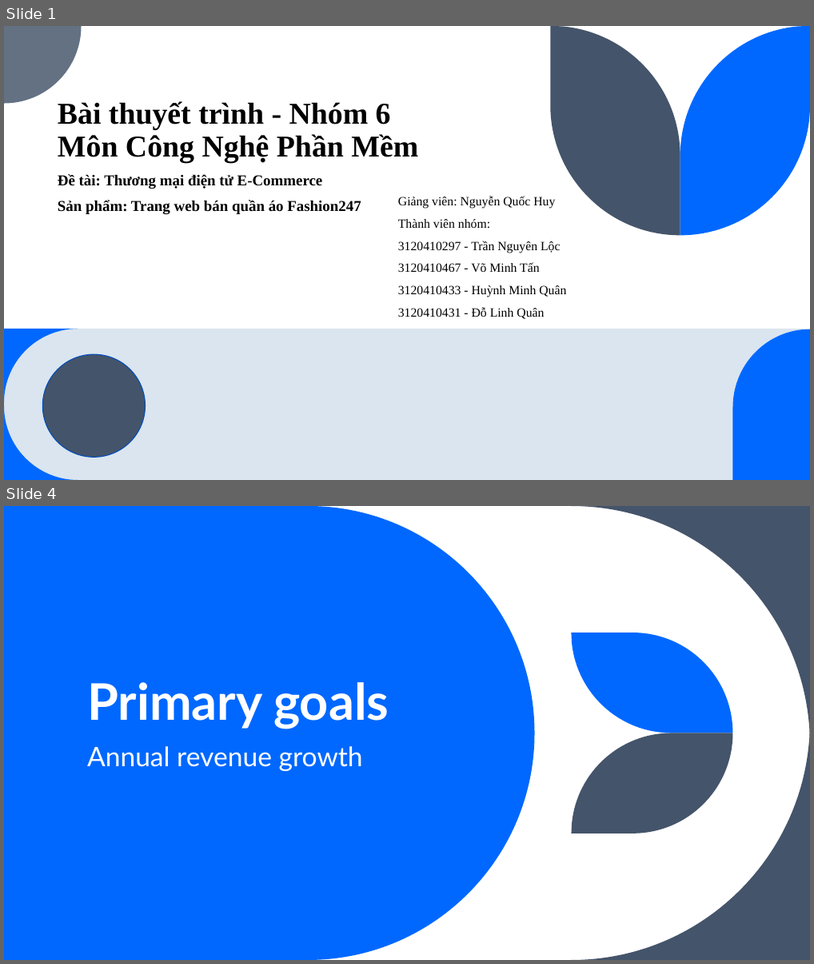
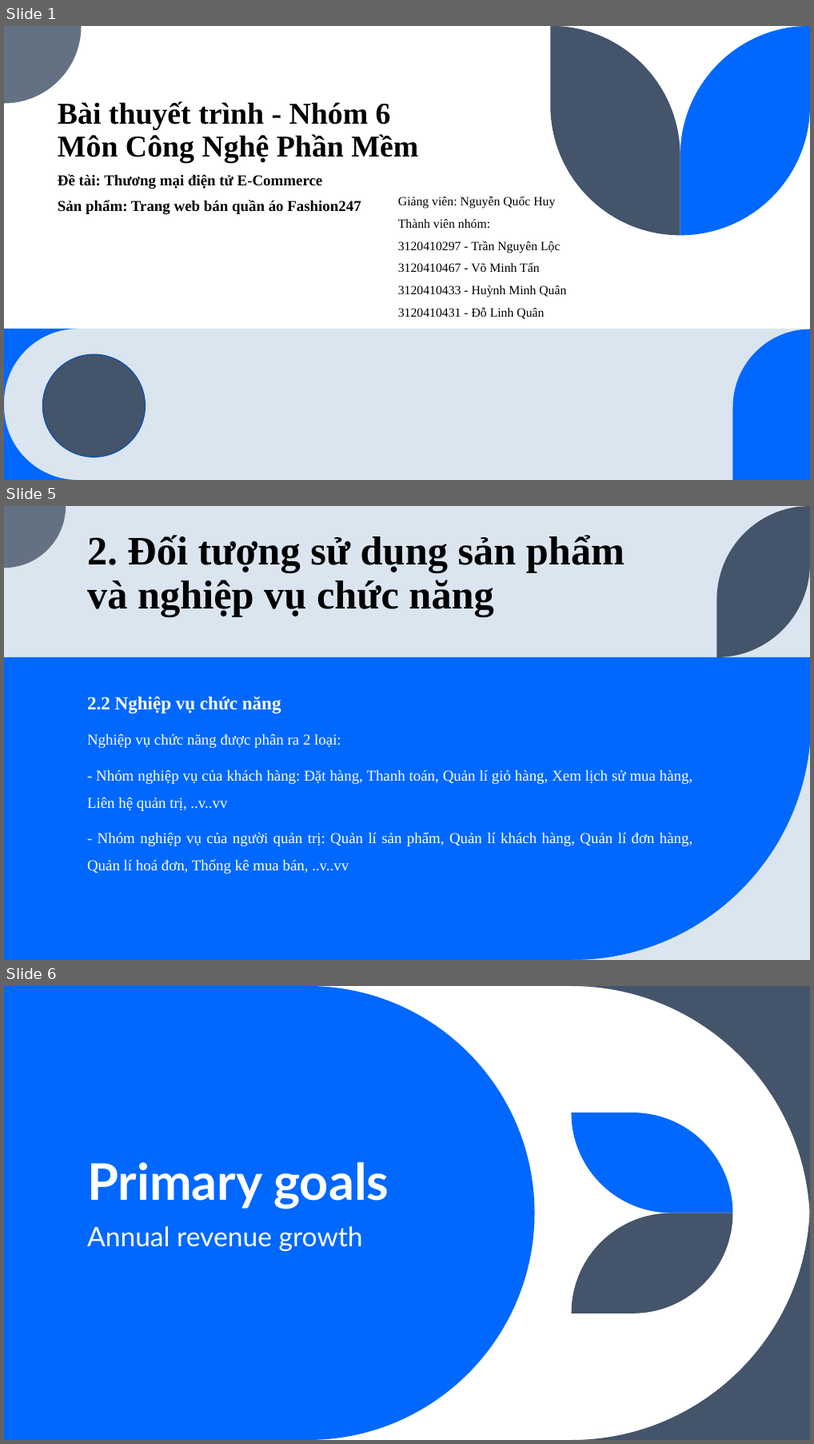
Before and after one commit to EdgarIgnite16/SGU-Course, a slide deck: Nam3_HK1/CNPM_SoftTech/N6_ECommerce_Fashion247.pptx. Shown one above the other, each under a label of ours: slides 1 and 4 before the commit, slides 1, 5 and 6 after it; the slides between them are not shown. The pictures are 814x964 and 814x1444 pixels, drawn with LibreOffice and Linux fonts; fonts in the diff are those of the drawing. Boxes give left, top, right and bottom in pixels: in the first picture for what was removed or moved away, otherwise in the second. Text is boxed around its words. In the diff, an @@ line names an element or a change of style, - is before the commit and + after.

```diff
--- a/Nam3_HK1/CNPM_SoftTech/N6_ECommerce_Fashion247.pptx
+++ b/Nam3_HK1/CNPM_SoftTech/N6_ECommerce_Fashion247.pptx
@@ slide 5 added at (4, 506, 810, 960), background #DAE5EF @@
@@ freeform shape added at (4, 506, 66, 568), fill #637183 @@
@@ freeform shape added at (718, 506, 810, 657), fill #44546A @@
@@ title added at (87, 535, 625, 617), 48 pt, text #000000, bold @@
+2. Đối tượng sử dụng sản phẩm
+và nghiệp vụ chức năng
@@ rectangle added at (4, 657, 810, 960), fill #0068FF @@
@@ text added at (87, 696, 282, 713), 22 pt, text #FFFFFF, bold @@
+2.2 Nghiệp vụ chức năng
@@ freeform shape added at (573, 720, 810, 960), fill #DAE5EF @@
@@ text added at (87, 734, 693, 873), 18 pt, text #FFFFFF @@
+Nghiệp vụ chức năng được phân ra 2 loại:
+- Nhóm nghiệp vụ của khách hàng: Đặt hàng, Thanh toán, Quản lí giỏ hàng, Xem lịch sử mua hàng, Liên hệ quản trị, ..v..vv
+- Nhóm nghiệp vụ của người quản trị: Quản lí sản phẩm, Quản lí khách hàng, Quản lí đơn hàng, Quản lí hoá đơn, Thống kê mua bán, ..v..vv
@@ what was slide 4 is now slide 6 @@
```
Also in this commit, not shown: 10 slides changed, 3 other slides added, 2 slides removed, 31 other files.
